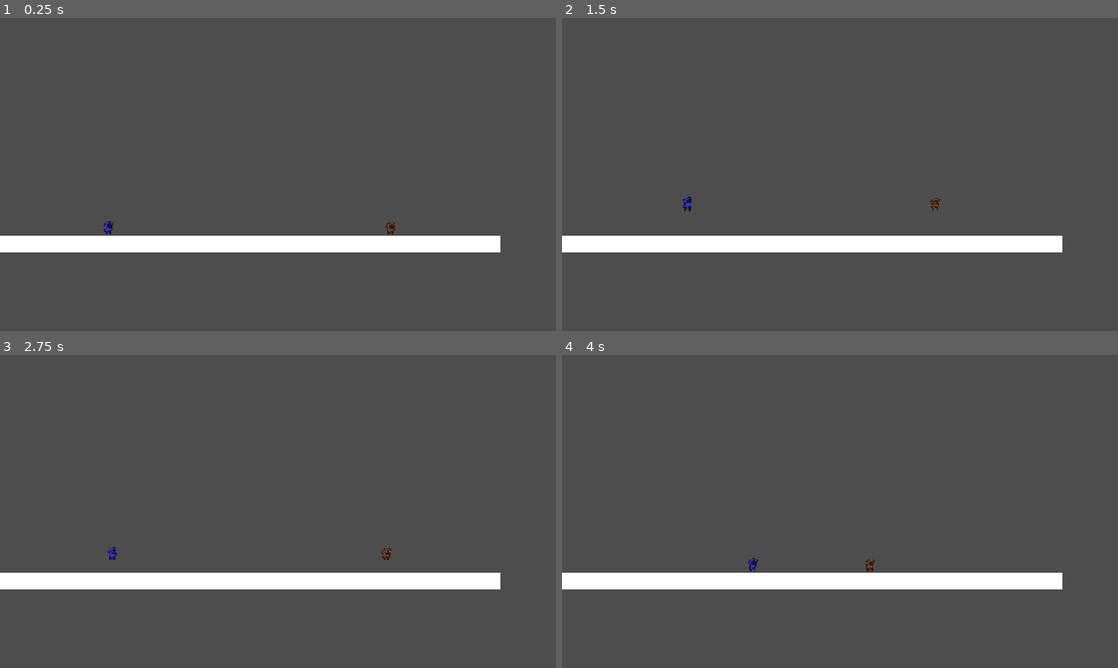
Above: before the commit, frames 1-4 (two rows, left to right).
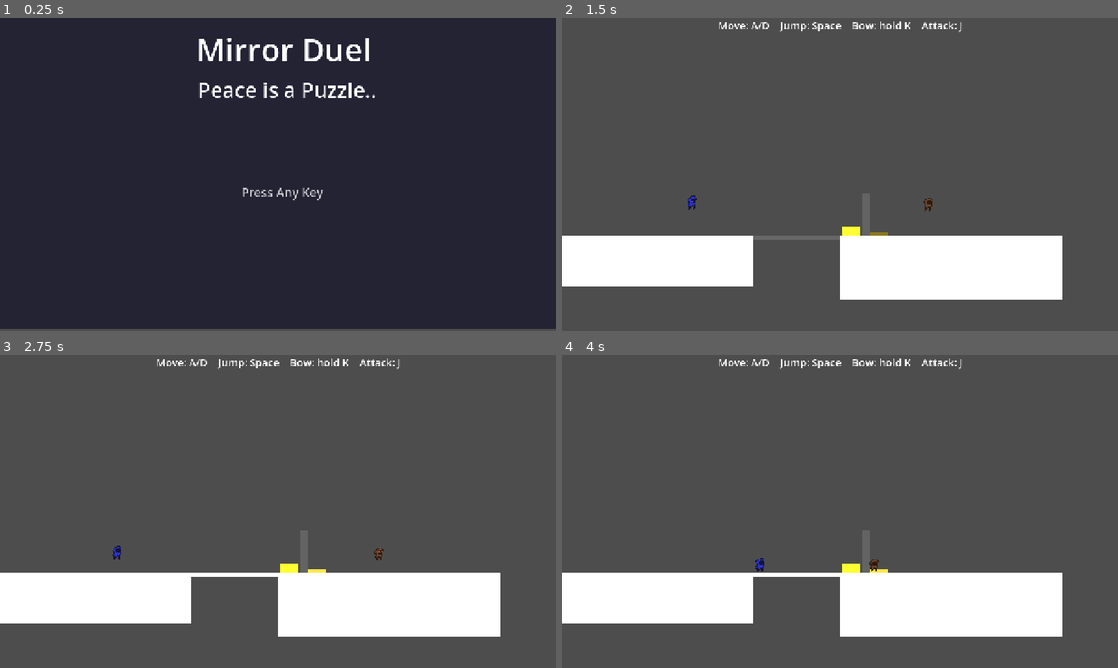
Above: after the commit, the same moments.

Repository: agn17/Mirror-Duel
Game: Godot game, scene res://Scenes/title.tscn
Two runs of this game, one before a commit and one after it. Both use one fixed random seed, a clock stepped at 60 frames per second and the inputs below. Before the commit the project starts from res://Scenes/test_level.tscn.
Inputs:
- Up to frame 1 (0.25 s): no input
- Up to frame 2 (1.5 s): tap Enter at 0.5 s; hold K (bow) 0.53-1.28 s; hold D (move_right) from 0.53 s (still down); tap X (attack) at 0.6 s; tap W (jump) at 0.77, 1.07 s; tap Space at 1.25 s; tap K (bow) at 1.35 s
- Up to frame 3 (2.75 s): tap W (jump) at 1.52, 1.55, 1.82, 2.1 s; release D (move_right) at 2.03 s; hold A (move_left) from 2.03 s (still down); tap X (attack) at 2.3 s
- Up to frame 4 (4 s): release A (move_left) at 2.78 s; hold D (move_right) from 2.78 s (still down); tap X (attack) at 2.85 s; tap W (jump) at 3.02, 3.32, 3.77, 3.8 s; tap K (bow) at 3.05 s; hold K (bow) from 3.53 s (still down)

The runs differ from the first frame. In frame 1, 99% of the frame differs, in the area x 0-100%, y 0-100%; in frame 2, 11%; in frame 3, 11%; in frame 4, 11%.

Commit message:
Test Scene with small puzzle and simple UI

Diff:
--- a/Scenes/level.tscn
+++ b/Scenes/level.tscn
@@ -87,6 +87,7 @@
 collision_layer = 0
 collision_mask = 2
 script = ExtResource("1_6phgx")
+linger = 1.0
 
 [node name="CollisionShape2D" type="CollisionShape2D" parent="Plate" unique_id=733415656]
 position = Vector2(734, 496)
@@ -130,10 +131,35 @@
 [node name="UI" type="CanvasLayer" parent="." unique_id=481550289]
 
 [node name="Message" type="Label" parent="UI" unique_id=1471647646]
-offset_left = 573.0
-offset_top = 290.0
-offset_right = 613.0
-offset_bottom = 357.0
+offset_left = 540.0
+offset_top = 229.0
+offset_right = 580.0
+offset_bottom = 296.0
 theme_override_font_sizes/font_size = 48
 horizontal_alignment = 1
 vertical_alignment = 1
+
+[node name="Hint" type="Label" parent="UI" unique_id=526275167]
+anchors_preset = 5
+anchor_left = 0.5
+anchor_right = 0.5
+offset_left = -0.5
+offset_right = 0.5
+offset_bottom = 23.0
+grow_horizontal = 2
+theme_override_font_sizes/font_size = 24
+
+[node name="Camera2D" type="Camera2D" parent="." unique_id=1274568679]
+anchor_mode = 0
+
+[node name="Sfx" type="Node" parent="." unique_id=461407547]
+
+[node name="Jump" type="AudioStreamPlayer2D" parent="Sfx" unique_id=1432473016]
+
+[node name="Attack" type="AudioStreamPlayer2D" parent="Sfx" unique_id=1066761190]
+
+[node name="Hit" type="AudioStreamPlayer2D" parent="Sfx" unique_id=1168080525]
+
+[node name="Plate" type="AudioStreamPlayer2D" parent="Sfx" unique_id=266323010]
+
+[node name="Win" type="AudioStreamPlayer2D" parent="Sfx" unique_id=4897425]
--- /dev/null
+++ b/Scenes/title.tscn
@@ -0,0 +1,53 @@
+[gd_scene format=3 uid="uid://buk88j4ldpad8"]
+
+[ext_resource type="Script" uid="uid://dnu8l3ssaddv1" path="res://Scripts/title.gd" id="1_w31pl"]
+
+[node name="Title" type="Control" unique_id=824777340]
+layout_mode = 3
+anchors_preset = 0
+offset_right = 40.0
+offset_bottom = 40.0
+script = ExtResource("1_w31pl")
+
+[node name="ColorRect" type="ColorRect" parent="." unique_id=21585130]
+layout_mode = 1
+anchors_preset = 15
+anchor_right = 1.0
+anchor_bottom = 1.0
+grow_horizontal = 2
+grow_vertical = 2
+scale = Vector2(32.04, 17.855995)
+color = Color(0.105882354, 0.105882354, 0.18431373, 0.84313726)
+
+[node name="Name" type="Label" parent="." unique_id=537536050]
+layout_mode = 0
+offset_left = 452.0
+offset_top = 23.0
+offset_right = 855.0
+offset_bottom = 122.0
+theme_override_font_sizes/font_size = 72
+text = "Mirror Duel"
+horizontal_alignment = 1
+vertical_alignment = 1
+
+[node name="Sub" type="Label" parent="." unique_id=574262665]
+layout_mode = 0
+offset_left = 404.0
+offset_top = 122.0
+offset_right = 919.0
+offset_bottom = 210.0
+theme_override_font_sizes/font_size = 48
+text = "Peace is a Puzzle.."
+horizontal_alignment = 1
+vertical_alignment = 1
+
+[node name="Prompt" type="Label" parent="." unique_id=1231743830]
+layout_mode = 0
+offset_left = 556.0
+offset_top = 382.0
+offset_right = 744.0
+offset_bottom = 421.0
+theme_override_font_sizes/font_size = 28
+text = "Press Any Key"
+horizontal_alignment = 1
+vertical_alignment = 1
--- a/Scripts/fighter.gd
+++ b/Scripts/fighter.gd
@@ -4,7 +4,9 @@
 signal attacked
 signal damaged(health: int)
 signal died
+signal jumped
 
+@onready var sprite: AnimatedSprite2D = $Body
 @export var speed := 200.0
 @export var jump_velocity := -380.0
 @export var gravity := 1100.0
@@ -26,6 +28,11 @@
 	hitbox.area_entered.connect(_on_hitbox_area_entered)
 
 func apply_frame(f: Dictionary, delta: float) -> void:
+	if jump_buffer > 0.0 and coyote > 0.0 and not bowing:
+		velocity.y = jump_velocity
+		coyote = 0.0
+		jump_buffer = 0.0
+		jumped.emit()
 	attack_cooldown = max(0.0, attack_cooldown - delta)
 	invuln = max(0.0, invuln - delta)
 	bowing = f.bow and is_on_floor()
--- /dev/null
+++ b/Scripts/game.gd
@@ -0,0 +1,3 @@
+extends Node
+
+var deaths := 0
--- a/Scripts/level.gd
+++ b/Scripts/level.gd
@@ -1,23 +1,43 @@
 extends Node2D
+
+const FAIL_HINTS := [
+	"It only does what you do...",
+	"It walks the opposite way. Where could that take it?",
+	"Something on its side might help you.",
+]
 
 @onready var player: Fighter = $Player
 @onready var enemy: Fighter = $MirrorEnemy
 @onready var exit_pad: Area2D = $ExitPad
 @onready var message: Label = $UI/Message
+@onready var hint: Label = $UI/Hint
+@onready var cam: Camera2D = $Camera2D
+@onready var plate_rect: ColorRect = $Plate/ColorRect
 
 var hold := 0.0
 var finished := false
+var can_restart := false
 var attack_count := 0
 
 func _ready() -> void:
+	message.text = ""
+	plate_rect.color = Color("8a7a1e")
+
 	player.frame_ready.connect(enemy.mirror_frame)
-	player.attacked.connect(func(): attack_count += 1)
-	$Plate.toggled.connect($Bridge.set_extended)
+	player.attacked.connect(_on_player_attacked)
+	player.jumped.connect($Sfx/Jump.play)
+	$Plate.toggled.connect(_on_plate_toggled)
 
 	# Pacifist rule: any damage to either fighter = fail
-	player.damaged.connect(func(_h): _lose())
-	enemy.damaged.connect(func(_h): _lose())
+	player.damaged.connect(_on_damaged)
+	enemy.damaged.connect(_on_damaged)
 	$Killzone.body_entered.connect(func(_b): _lose())
+
+	if Game.deaths == 0:
+		_show_hint("Move: A/D    Jump: Space    Bow: hold K    Attack: J", 6.0)
+	else:
+		var i := mini(Game.deaths - 1, FAIL_HINTS.size() - 1)
+		_show_hint(FAIL_HINTS[i], 5.0)
 
 func _physics_process(delta: float) -> void:
 	if finished:
@@ -29,13 +49,54 @@
 	if hold >= 1.5:
 		_win()
 
+func _on_player_attacked() -> void:
+	attack_count += 1
+	$Sfx/Attack.play()
+
+func _on_plate_toggled(active: bool) -> void:
+	plate_rect.color = Color("ffe94d") if active else Color("8a7a1e")
+	$Bridge.set_extended(active)
+	$Sfx/Plate.play()
+
+func _on_damaged(_health: int) -> void:
+	$Sfx/Hit.play()
+	player.get_node("Body").modulate = Color.RED
+	enemy.get_node("Body").modulate = Color.RED
+	_lose()
+
+func _show_hint(text: String, seconds: float) -> void:
+	hint.text = text
+	hint.modulate.a = 1.0
+	var t := create_tween()
+	t.tween_interval(seconds)
+	t.tween_property(hint, "modulate:a", 0.0, 1.0)
+
+func _shake(strength := 8.0) -> void:
+	var t := create_tween()
+	for i in 6:
+		t.tween_property(cam, "offset",
+			Vector2(randf_range(-1, 1), randf_range(-1, 1)) * strength, 0.04)
+	t.tween_property(cam, "offset", Vector2.ZERO, 0.04)
+
 func _win() -> void:
 	finished = true
 	player.set_physics_process(false)
-	message.text = "Nobody got hurt.\nYou attacked %d times." % attack_count
+	$Sfx/Win.play()
+	message.text = "Nobody got hurt.\nYou attacked %d times.\n\nPress any key" % attack_count
+	await get_tree().create_timer(1.0).timeout
+	can_restart = true
 
 func _lose() -> void:
 	if finished:
 		return
 	finished = true
-	get_tree().reload_current_scene.call_deferred()
+	Game.deaths += 1
+	player.set_physics_process(false)   # freezes the mirror too
+	_shake()
+	await get_tree().create_timer(1.0).timeout
+	get_tree().reload_current_scene()
+
+func _unhandled_input(event: InputEvent) -> void:
+	if can_restart and event is InputEventKey and event.pressed and not event.echo:
+		Game.deaths = 0
+		get_tree().change_scene_to_file("res://Scenes/title.tscn")
--- /dev/null
+++ b/Scripts/title.gd
@@ -0,0 +1,11 @@
+extends Control
+
+func _ready() -> void:
+	Game.deaths = 0
+	var t := create_tween().set_loops()
+	t.tween_property($Prompt, "modulate:a", 0.2, 0.8)
+	t.tween_property($Prompt, "modulate:a", 1.0, 0.8)
+
+func _unhandled_input(event: InputEvent) -> void:
+	if event is InputEventKey and event.pressed and not event.echo:
+		get_tree().change_scene_to_file("res://Scenes/level.tscn")
--- a/project.godot
+++ b/project.godot
@@ -11,9 +11,13 @@
 [application]
 
 config/name="Mirror Duel"
-run/main_scene="uid://bayi7kuqwjg0v"
+run/main_scene="uid://buk88j4ldpad8"
 config/features=PackedStringArray("4.7", "GL Compatibility")
 config/icon="res://icon.svg"
+
+[autoload]
+
+Game="*uid://2q885a3mkksn"
 
 [display]
 
Not shown, added: Scripts/game.gd.uid
Not shown, added: Scripts/title.gd.uid
